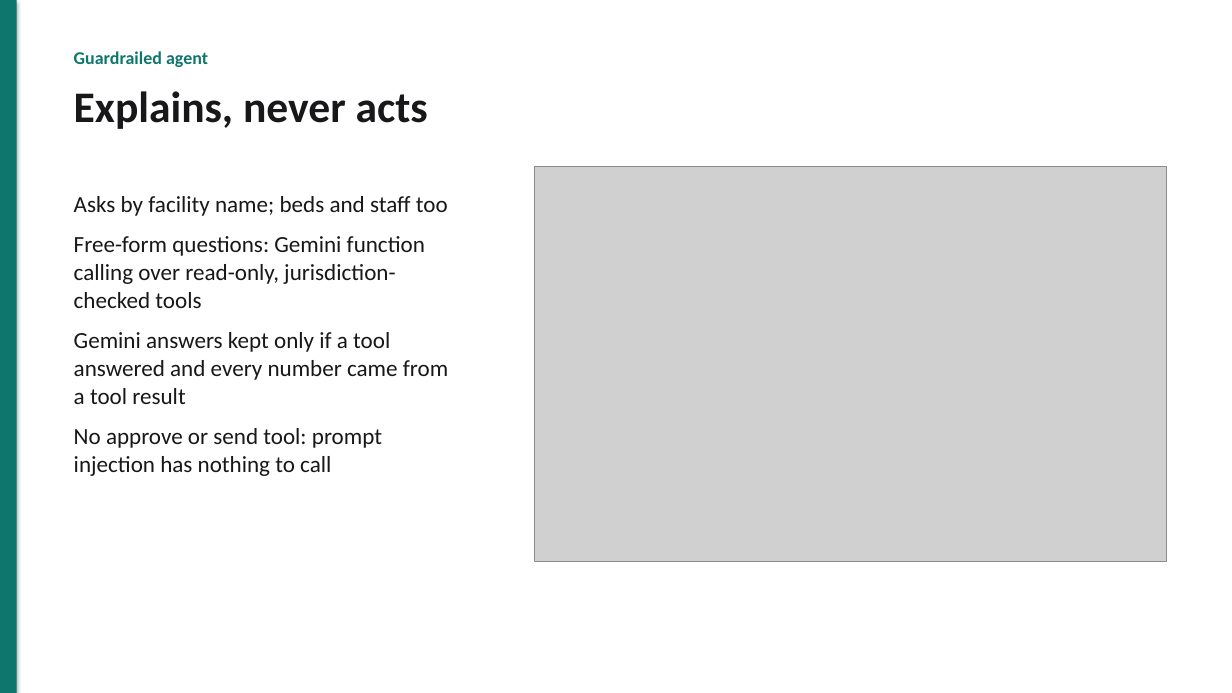
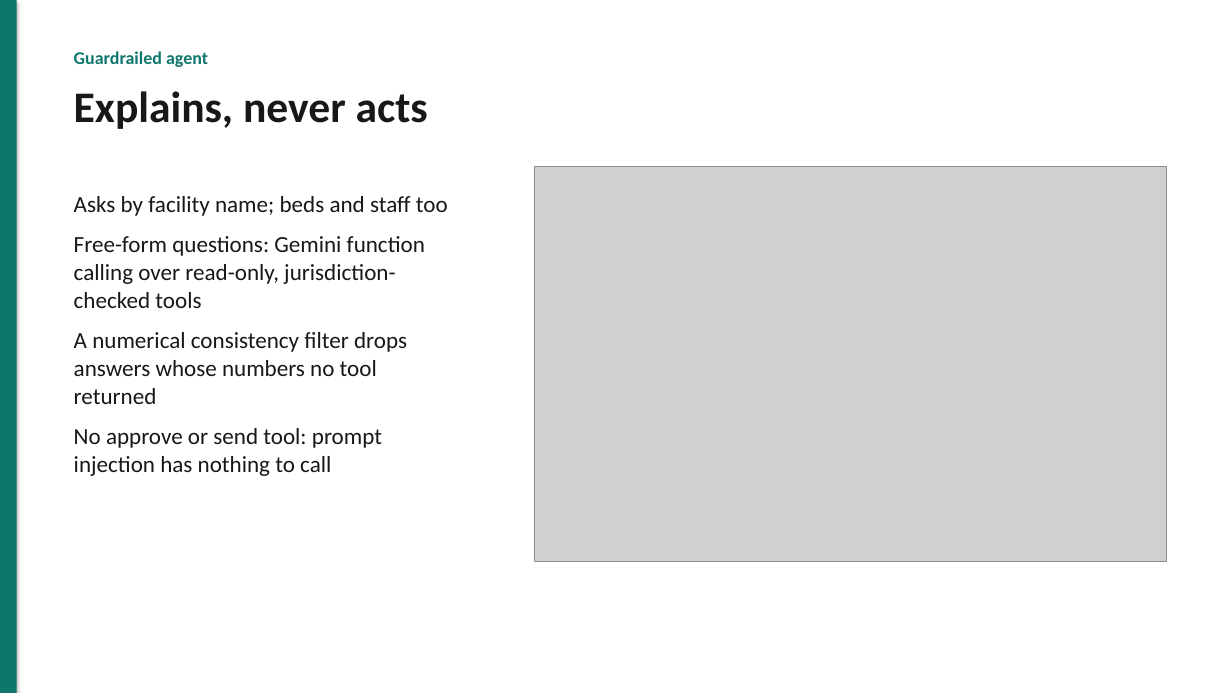
Before and after one commit to akshat333-debug/AushadhiNet, a slide deck: slide 7 of docs/pitch/AushadhiNet-pitch.pptx. Drawn at 1232x693 pixels with LibreOffice and Linux fonts; fonts in the diff are those of the drawing; grey boxes stand for pictures. Boxes give left, top, right and bottom in pixels: in the first picture for what was removed or moved away, otherwise in the second. Text is boxed around its words. In the diff, an @@ line names an element or a change of style, - is before the commit and + after.

```diff
--- a/docs/pitch/AushadhiNet-pitch.pptx
+++ b/docs/pitch/AushadhiNet-pitch.pptx
@@ text at box(74, 332, 407, 404): text changed @@
-Gemini answers kept only if a tool answered and every number came from a tool result
+A numerical consistency filter drops answers whose numbers no tool returned
```
Also in this commit, not shown: 1 other slide changed, 10 other files.
